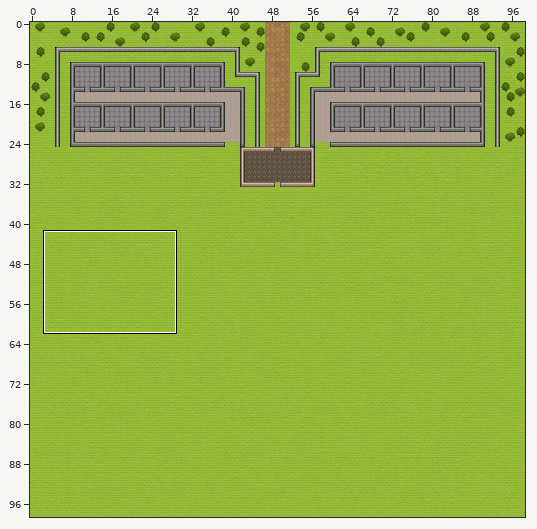
Two versions of a level (Tiled map (JSON), Map/Map(good).json). The first picture is a wide view before the edit; the outline marks the close-up.
Close-up. The starting point:
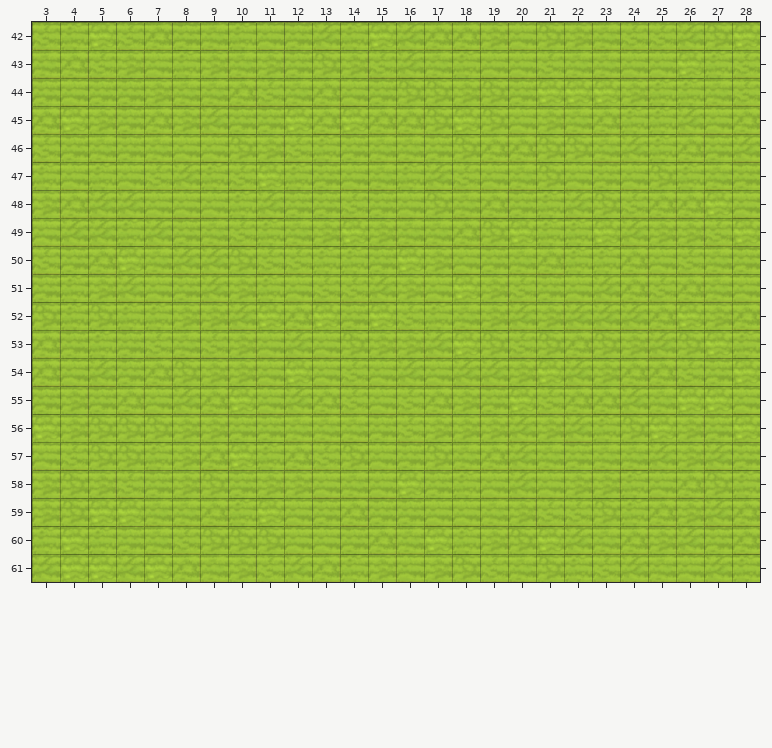
Cells are 32x32 px. Shown: x 3..28, y 42..61. The commit also changed other parts of the map, which this record leaves out.
After:
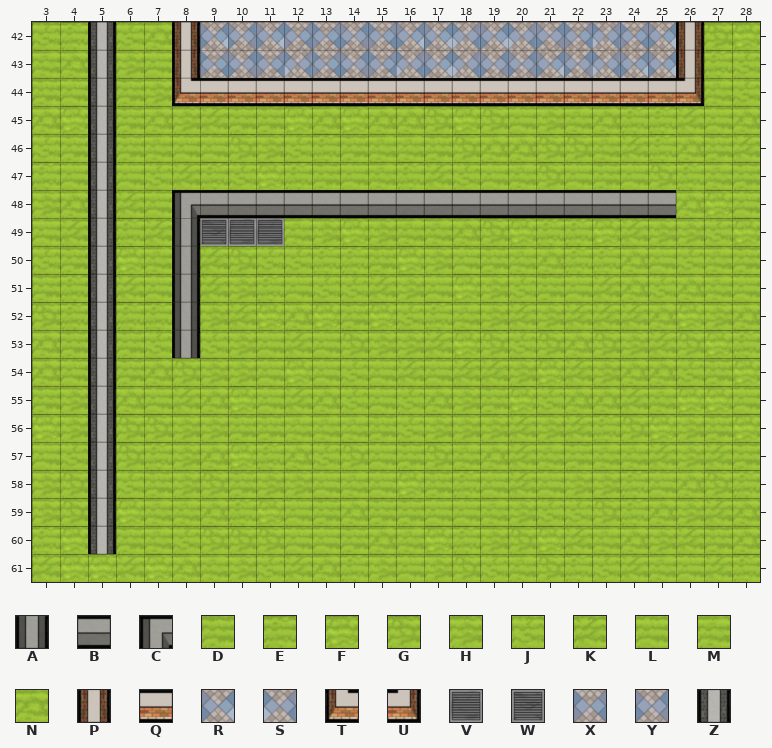
Key: from "Tileset": A 0, B 1, C 2, D 128, E 129, F 130, G 131, H 132, J 160, K 161, L 162, M 163, N 164, P 264, Q 265, R 276, S 277, T 298, U 299, V 303, W 304, X 308, Y 309, Z 392.
_ is an empty cell.
Edits made:
Layer "Floor":
y 42: x 5 F -> _; x 8..26 DMELDKEFKNNHLGHMJJK -> _RYRXXYXRRSRSYXSXR_
y 43: x 5 J -> _; x 8..26 EHMHDGHJKMELLJMMLLF -> _XYXSXYXSRSYYRYSRR_
y 44: x 5 D -> _; x 8..26 MMNJMNLDGGHGDFFFHEE -> ___________________
y 45: x 5 H -> _
y 46: x 5 M -> _
y 47: x 5 E -> _
y 48..49: x 5 K -> _
y 50: x 5 N -> _
y 51: x 5 H -> _
y 52: x 5 G -> _
y 53: x 5 E -> _
y 54: x 5 K -> _
y 55: x 5 D -> _
y 56..57: x 5 G -> _
y 58: x 5 H -> _
y 59: x 5 F -> _
y 60: x 5 E -> _
Layer "Walls":
y 42..43: x 5 _ -> Z; x 8 _ -> P; x 26 _ -> P
y 44: x 5 _ -> Z; x 8..26 ___________________ -> TQQQQQQQQQQQQQQQQQU
y 45..47: x 5 _ -> Z
y 48: x 5 _ -> Z; x 8..25 __________________ -> CBBBBBBBBBBBBBBBBB
y 49: x 5 _ -> Z; x 8..11 ____ -> AWVV
y 50..53: x 5 _ -> Z; x 8 _ -> A
y 54..60: x 5 _ -> Z
Where, in picture pixels (left, top, right, bottom), the same in both close-ups:
changed: (88, 22, 116, 554)
changed: (172, 22, 704, 106)
added: (172, 190, 676, 358)
